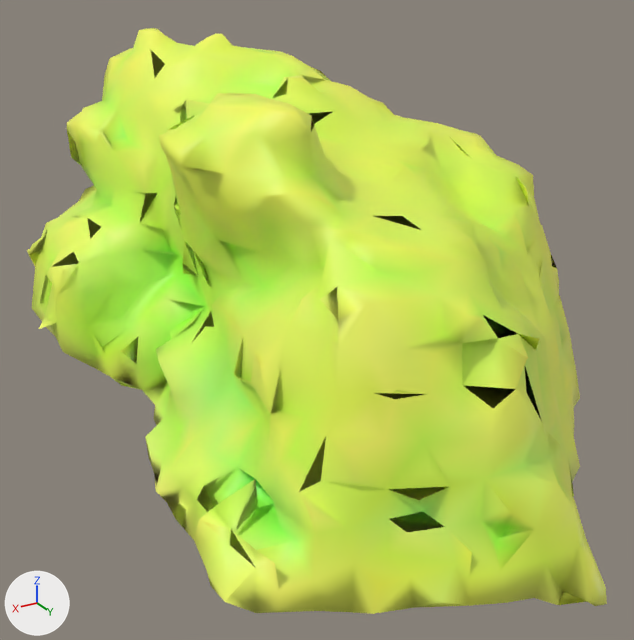
The glTF model godot/world/rocks/scan_05_lo.glb: old version first, new version second.
Camera for both pictures: a 50 mm camera at (1.059, 1.723, 0.69) aimed at (0.048, 0.039, -0.151). Arrows for +X, +Y and +Z are at lower left; the lights stay in place. The picture after the commit comes second.
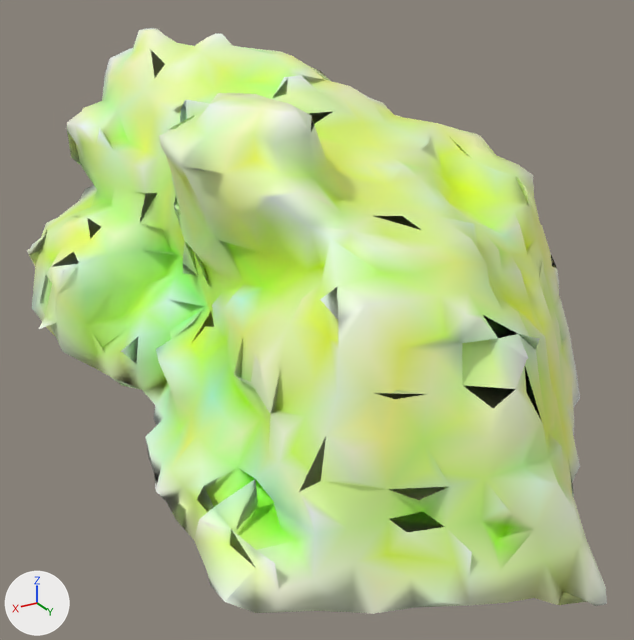
Pixel boxes (x1, y1, x2, y2) of what changed, in the pictures (634 x 640 px):
part 1 of me_mesh_0, recoloured: (35, 43, 570, 601) in both
part 2 of me_mesh_0, recoloured (yellow to green): (27, 29, 592, 614) in both
part 3 of me_mesh_0, recoloured: (365, 202, 572, 494) in both
part 4 of me_mesh_0, recoloured: (67, 28, 607, 613) in both

The change, as a diff of the scene's bpy script:
```diff
--- a/godot/world/rocks/scan_05_lo.glb.py
+++ b/godot/world/rocks/scan_05_lo.glb.py
@@ me_mesh_0 @@
 me_mesh_0.from_pydata(...)  # 1262 vertices, 2694 faces; spans x -0.62..0.62, y -0.88..0.87, z -0.48..0.48
 # used by ob_mesh_0; location = (0.0, 0.0, 0.0)
+# me_mesh_0 part 1: 1065 faces centred in x -0.51..0.57, y -0.83..0.81, z -0.37..0.44 are repainted in the vertex colours; the middle colour goes from green #d8ff57 to green #d8ff8f
+# me_mesh_0 part 2: 855 faces centred in x -0.58..0.59, y -0.87..0.85, z -0.45..0.47 are repainted in the vertex colours; the middle colour goes from yellow #efff5e to green #efffba
+# me_mesh_0 part 3: 337 faces centred in x -0.58..0.55, y -0.82..0.8, z -0.46..0.39 are repainted in the vertex colours; the middle colour goes from yellow #fdff79 to yellow #fdff95
+# me_mesh_0 part 4: 437 faces centred in x -0.61..0.54, y -0.87..0.87, z -0.47..0.47 are repainted in the vertex colours; the middle colour goes from yellow #feff7a to white #feffee
 me_mesh_0.materials.append(mat_defaultmaterial)
```
